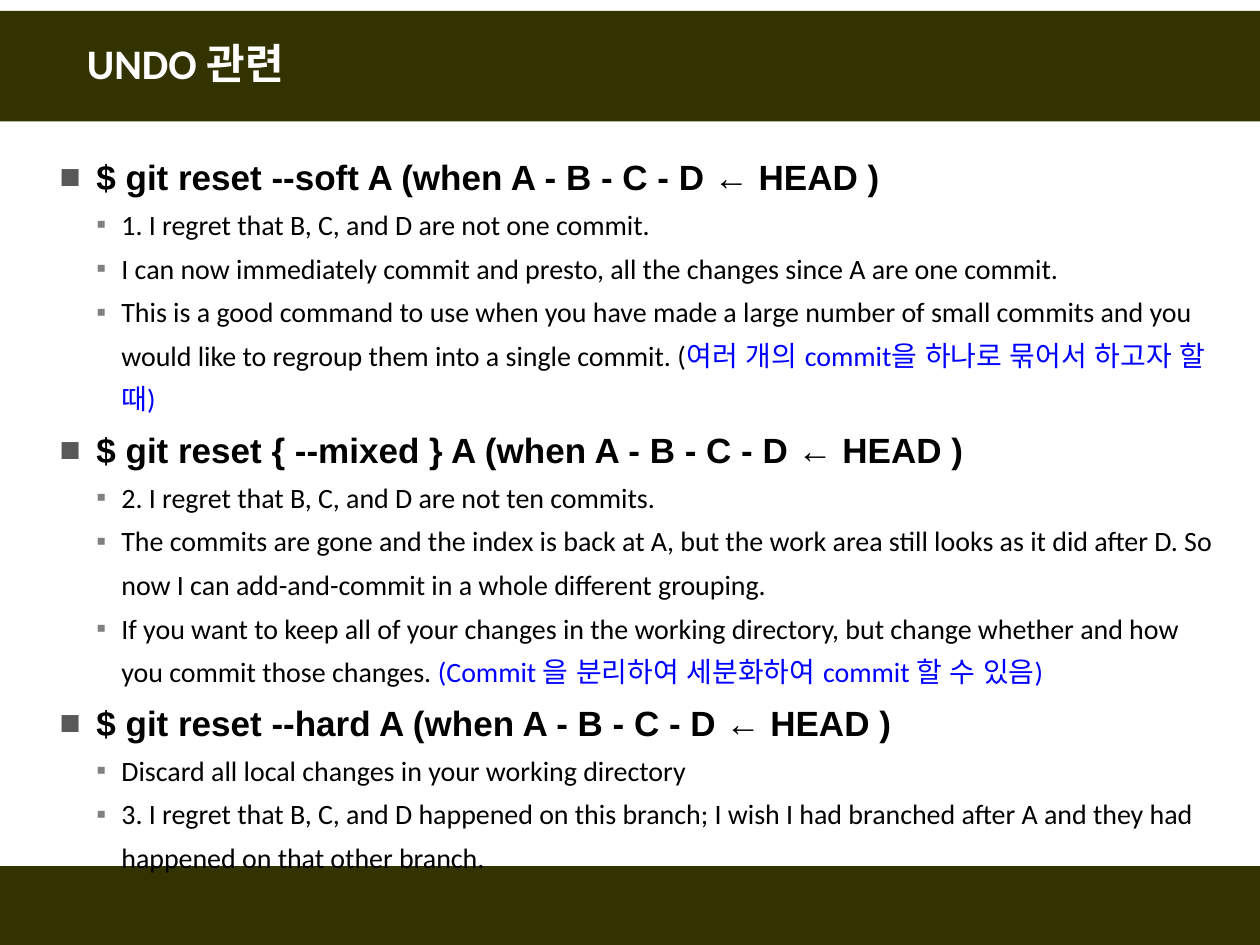
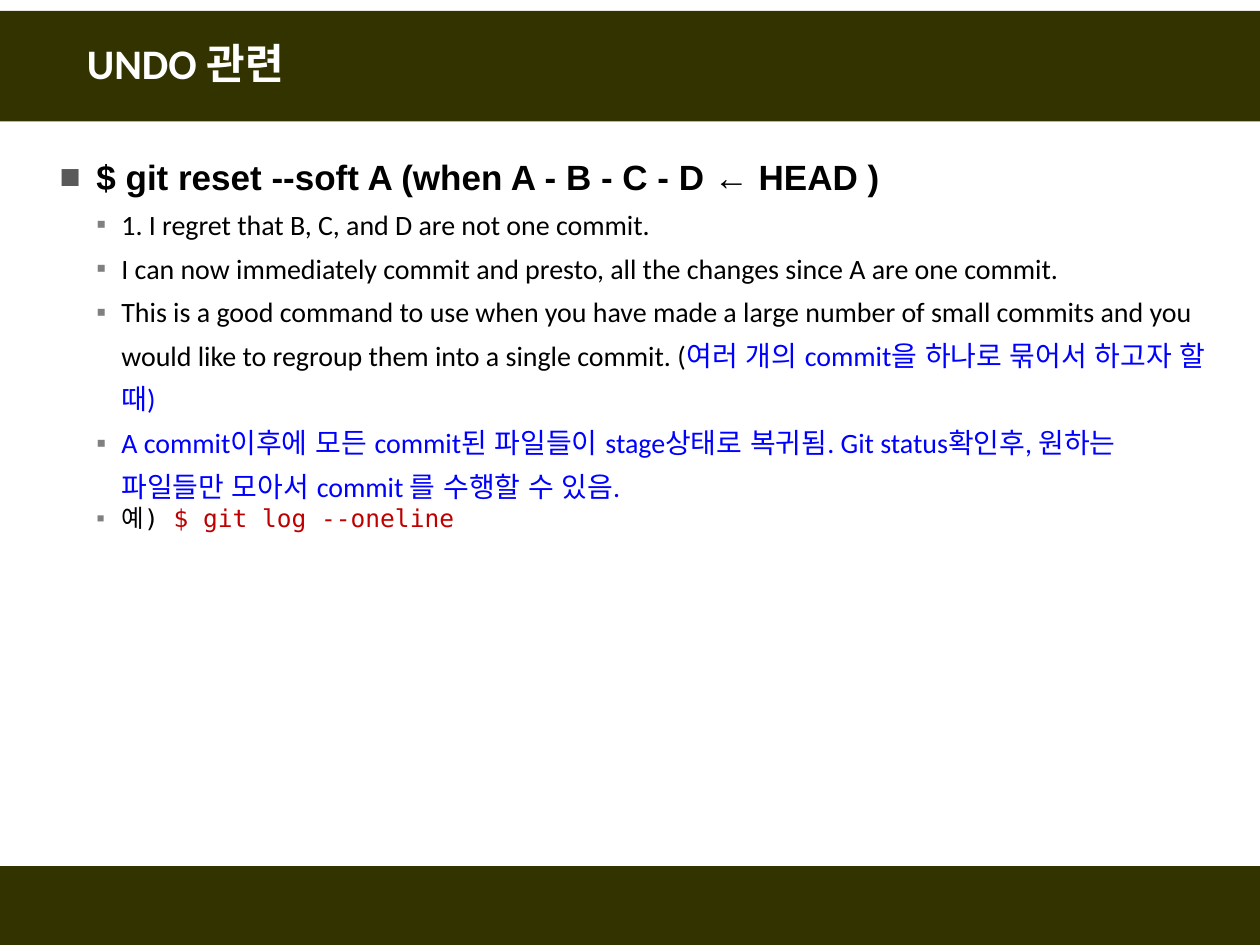
Before and after one commit to fasthill/github-lecture, a slide deck: slide 12 of git및github첫걸음11-명령어모음.pptx. Drawn at 1260x945 pixels with LibreOffice and Linux fonts; fonts in the diff are those of the drawing. Boxes give left, top, right and bottom in pixels: in the first picture for what was removed or moved away, otherwise in the second. Text is boxed around its words. In the diff, an @@ line names an element or a change of style, - is before the commit and + after.

```diff
--- a/git및github첫걸음11-명령어모음.pptx
+++ b/git및github첫걸음11-명령어모음.pptx
@@ text at <box>121,430,1115,533</box>: text changed; text colour #000000 to #0000FF @@
-■ $ git reset { --mixed } A (when A - B - C - D ← HEAD )
-  ▪ 2. I regret that B, C, and D are not ten commits.
-  ▪ The commits are gone and the index is back at A, but the work area still looks as it did after D. So now I can add-and-commit in a whole different grouping.
-  ▪ If you want to keep all of your changes in the working directory, but change whether and how you commit those changes. (Commit 을 분리하여 세분화하여 commit 할 수 있음)
-■ $ git reset --hard A (when A - B - C - D ← HEAD )
-  ▪ Discard all local changes in your working directory
-  ▪ 3. I regret that B, C, and D happened on this branch; I wish I had branched after A and they had happened on that other branch.
+  ▪ A commit이후에 모든 commit된 파일들이 stage상태로 복귀됨. Git status확인후, 원하는 파일들만 모아서 commit 를 수행할 수 있음.
+  ▪ 예) $ git log --oneline
```
Also in this commit, not shown: 2 other slides changed, 4 slides added.
